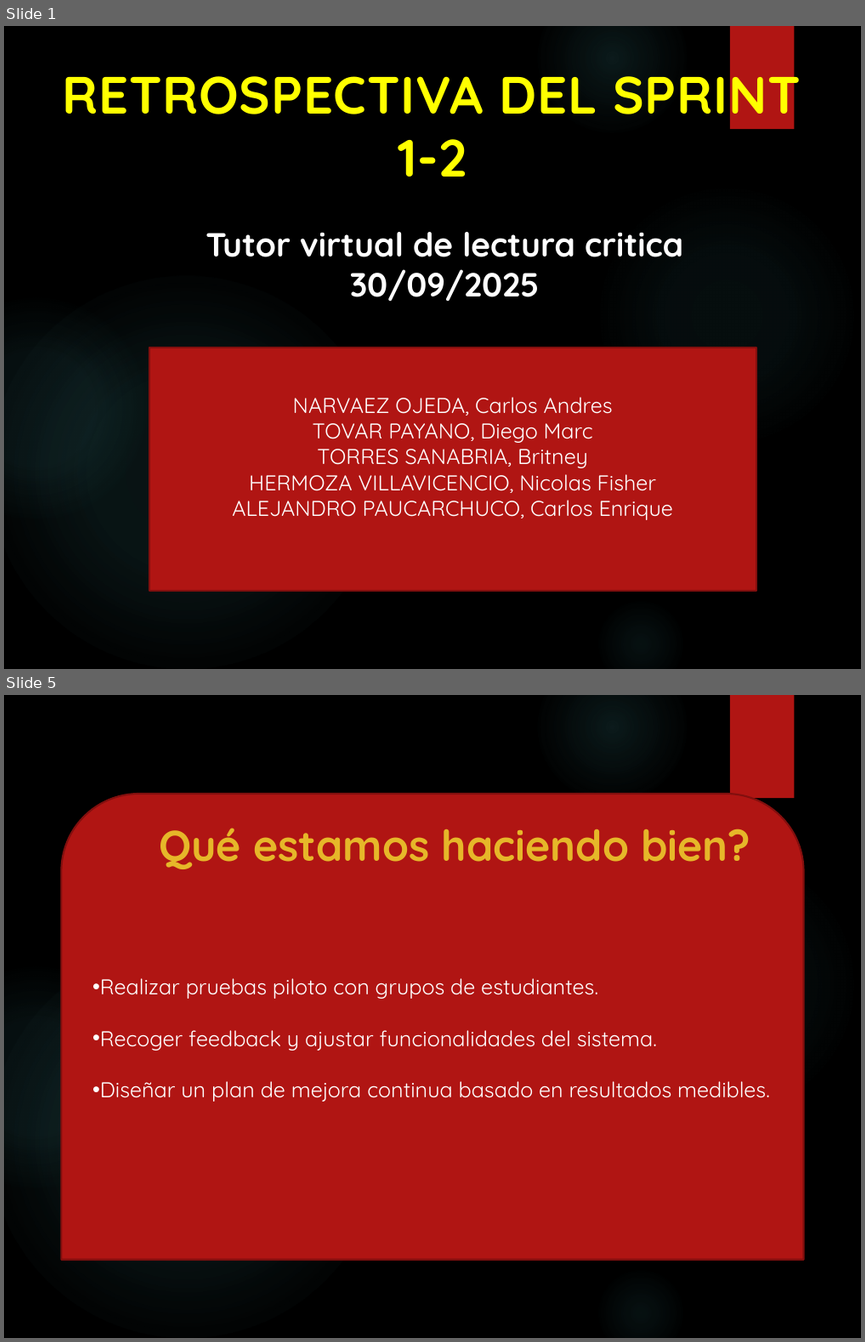
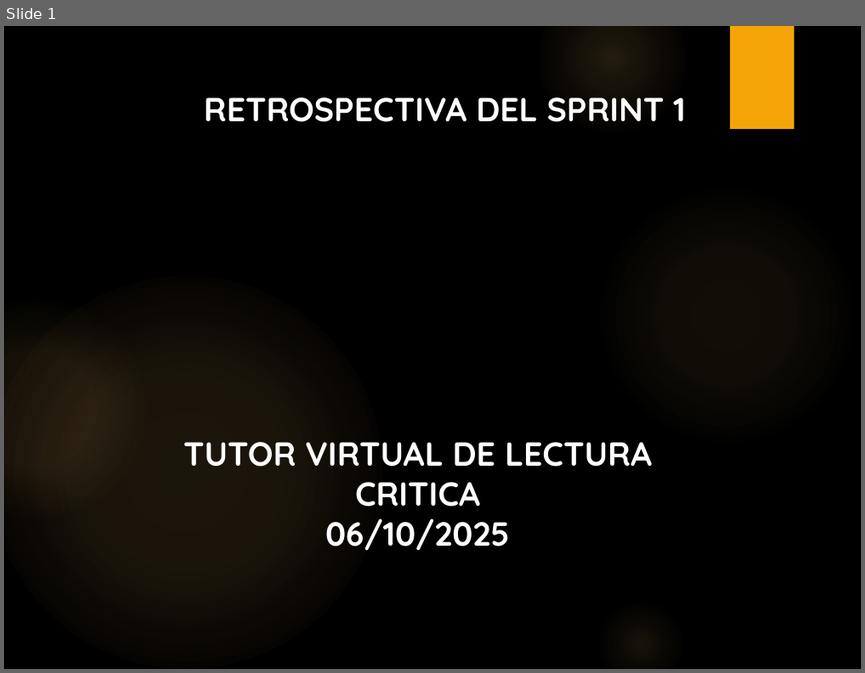
Before and after one commit to BritneyTorres/G2001, a slide deck: Semana 5/20250915_07_Retrospectiva del Sprint.pptx. Shown one above the other, each under a label of ours: slides 1 and 5 before the commit, slide 1 after it; the slides between them are not shown. The pictures are 865x1342 and 865x673 pixels, drawn with LibreOffice and Linux fonts; fonts in the diff are those of the drawing; background and template pictures are left out. Boxes give left, top, right and bottom in pixels: in the first picture for what was removed or moved away, otherwise in the second. Text is boxed around its words. In the diff, an @@ line names an element or a change of style, - is before the commit and + after.

```diff
--- a/Semana 5/20250915_07_Retrospectiva del Sprint.pptx
+++ b/Semana 5/20250915_07_Retrospectiva del Sprint.pptx
@@ slide 5 removed at box(4, 695, 861, 1338), background picture (left out); not listed: 6 template elements that a slide beside it also shows @@
@@ round same rect removed at box(62, 794, 803, 1259) @@
-• Realizar pruebas piloto con grupos de estudiantes.
-• Recoger feedback y ajustar funcionalidades del sistema.
-• Diseñar un plan de mejora continua basado en resultados medibles.
@@ text removed at box(159, 828, 750, 869) @@
-Qué estamos haciendo bien?
@@ slide 1 changed as well @@
@@ rectangle at box(730, 26, 794, 129): fill #B01513 to #F5A408 @@
@@ text at box(204, 97, 685, 122): text changed; size 44 to 28 pt; text colour #FFFF00 to #FFFFFF @@
-RETROSPECTIVA DEL SPRINT 1-2
+RETROSPECTIVA DEL SPRINT 1
@@ fill gradient #50B9C1 to gradient #FAC96A in 5 elements at box(595, 182, 858, 447), box(537, 26, 687, 133), box(595, 597, 687, 669), box(4, 276, 382, 669), box(4, 298, 146, 519) @@
@@ rectangle removed at box(148, 347, 756, 590) @@
-NARVAEZ OJEDA, Carlos Andres
-TOVAR PAYANO, Diego Marc
-TORRES SANABRIA, Britney
-HERMOZA VILLAVICENCIO, Nicolas Fisher
-ALEJANDRO PAUCARCHUCO, Carlos Enrique
@@ text at box(183, 442, 652, 550): text changed @@
-Tutor virtual de lectura critica
-30/09/2025
+TUTOR VIRTUAL DE LECTURA CRITICA
+06/10/2025
```
Also in this commit, not shown: 9 slides added, 3 other slides removed, 2 other files.
